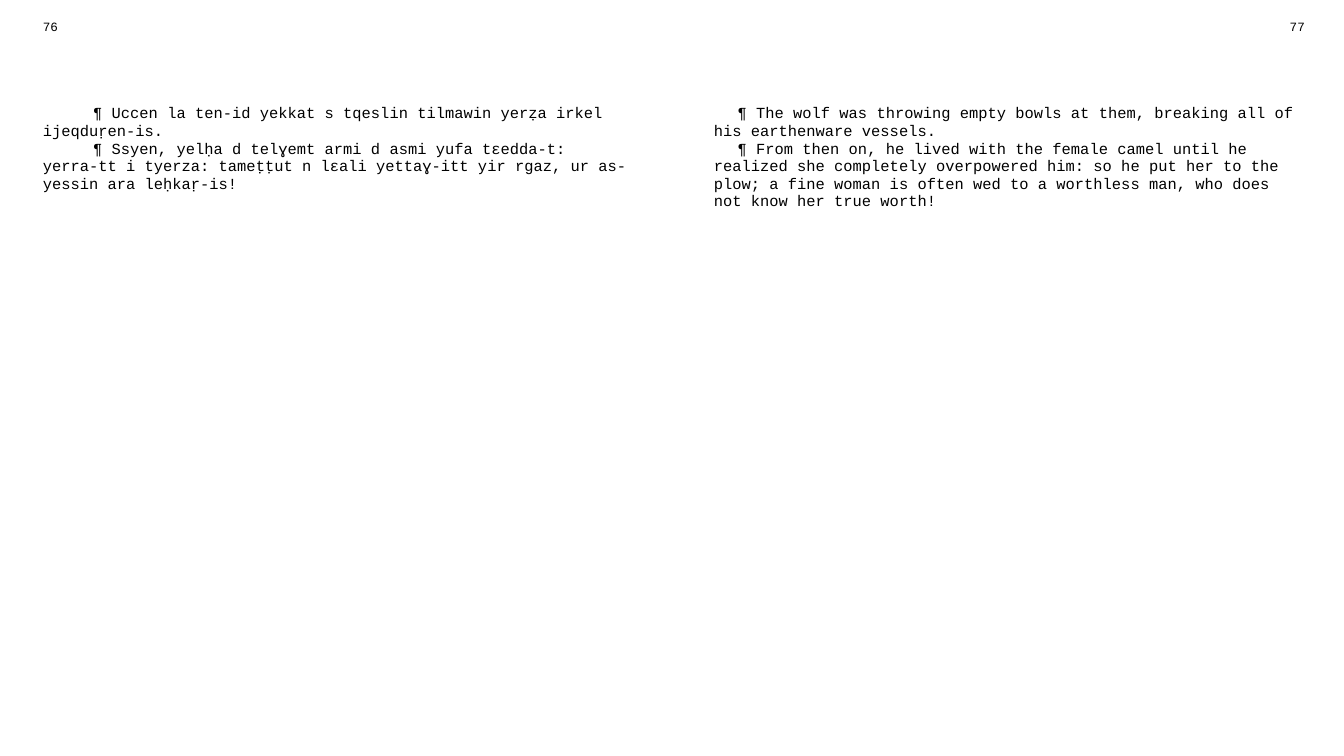
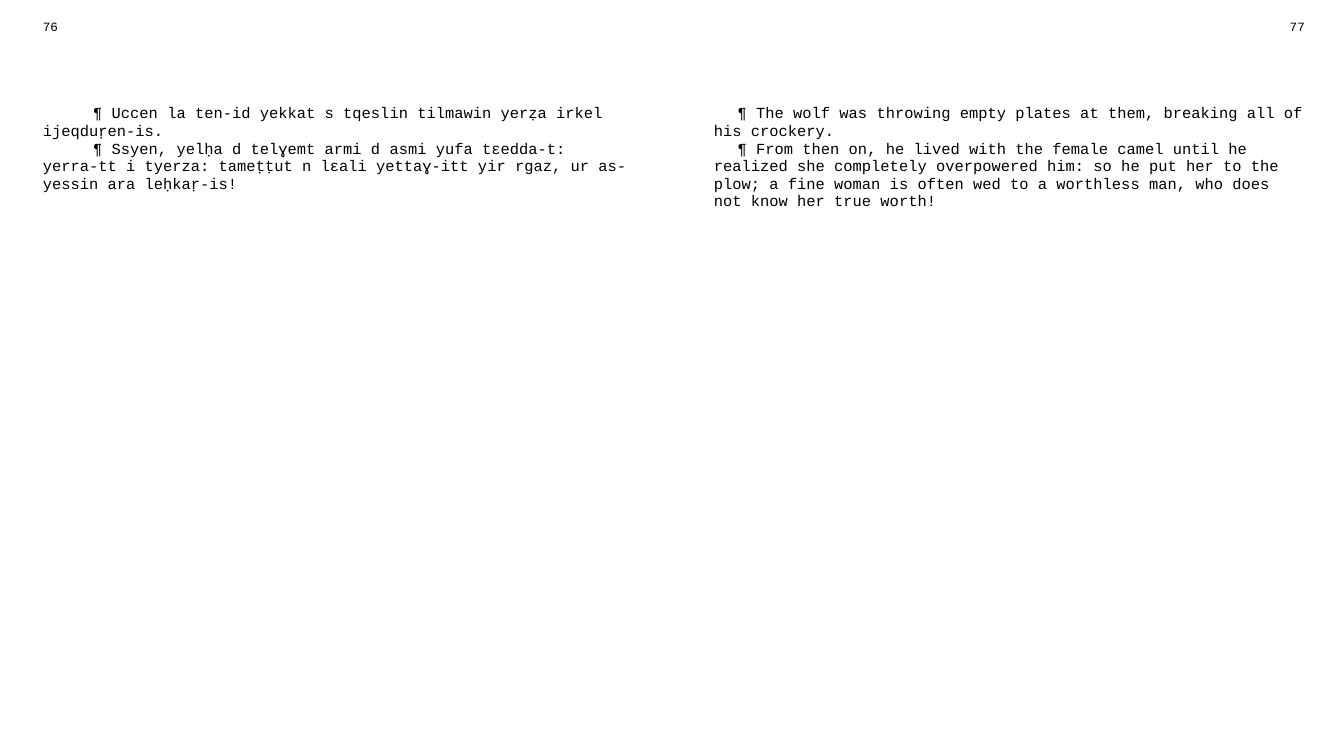
Before and after one commit to sferhah/tamacahut_n_wuccen, a slide deck: slide 36 of Uccen.ConsoleApp/Resources/pptx/uccen.eng.pptx. Drawn at 1344x756 pixels with LibreOffice and Linux fonts; fonts in the diff are those of the drawing. Boxes give left, top, right and bottom in pixels: in the first picture for what was removed or moved away, otherwise in the second. Text is boxed around its words. In the diff, an @@ line names an element or a change of style, - is before the commit and + after.

```diff
--- a/Uccen.ConsoleApp/Resources/pptx/uccen.eng.pptx
+++ b/Uccen.ConsoleApp/Resources/pptx/uccen.eng.pptx
@@ table at bbox=[32, 16, 1315, 729] @@
-row 3, column 3: ¶ The wolf was throwing empty bowls at them, breaking all of his earthenware vessels. / ¶ From then on, he lived with the female camel until he realized she completely overpowered him: so he put her to the plow; a fine woman is often wed to a worthless man, who does not know her true worth!
+row 3, column 3: ¶ The wolf was throwing empty plates at them, breaking all of his crockery. / ¶ From then on, he lived with the female camel until he realized she completely overpowered him: so he put her to the plow; a fine woman is often wed to a worthless man, who does not know her true worth!
```
Also in this commit, not shown: 5 other files.
